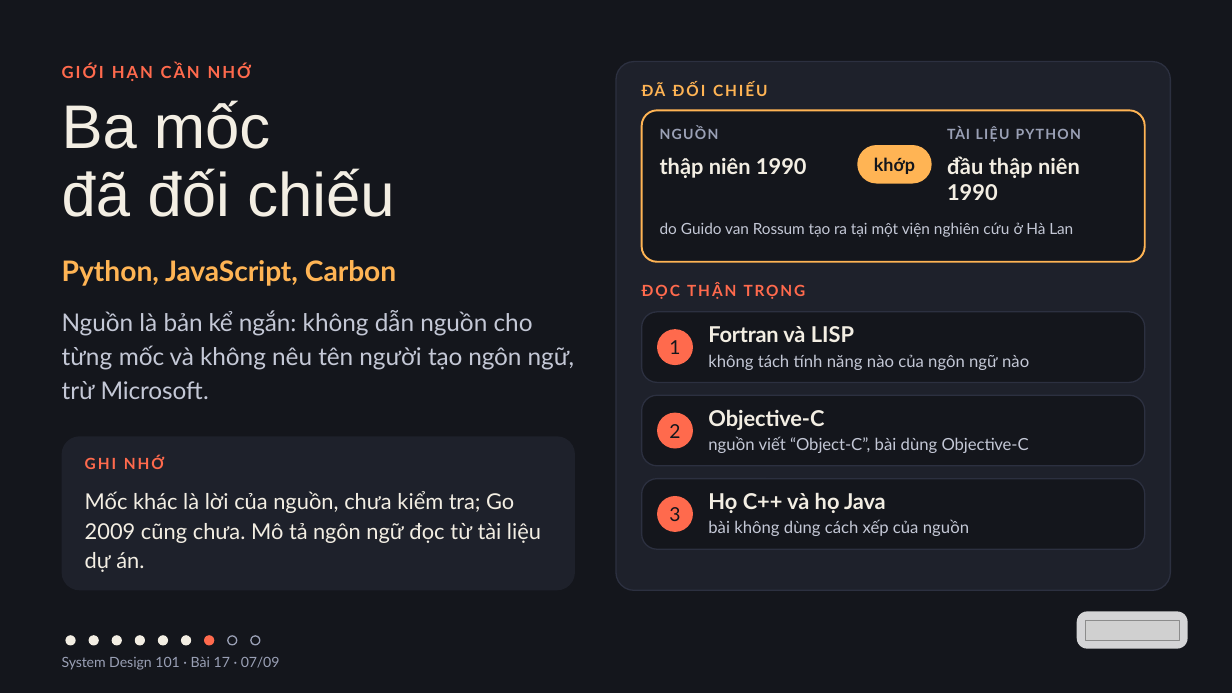
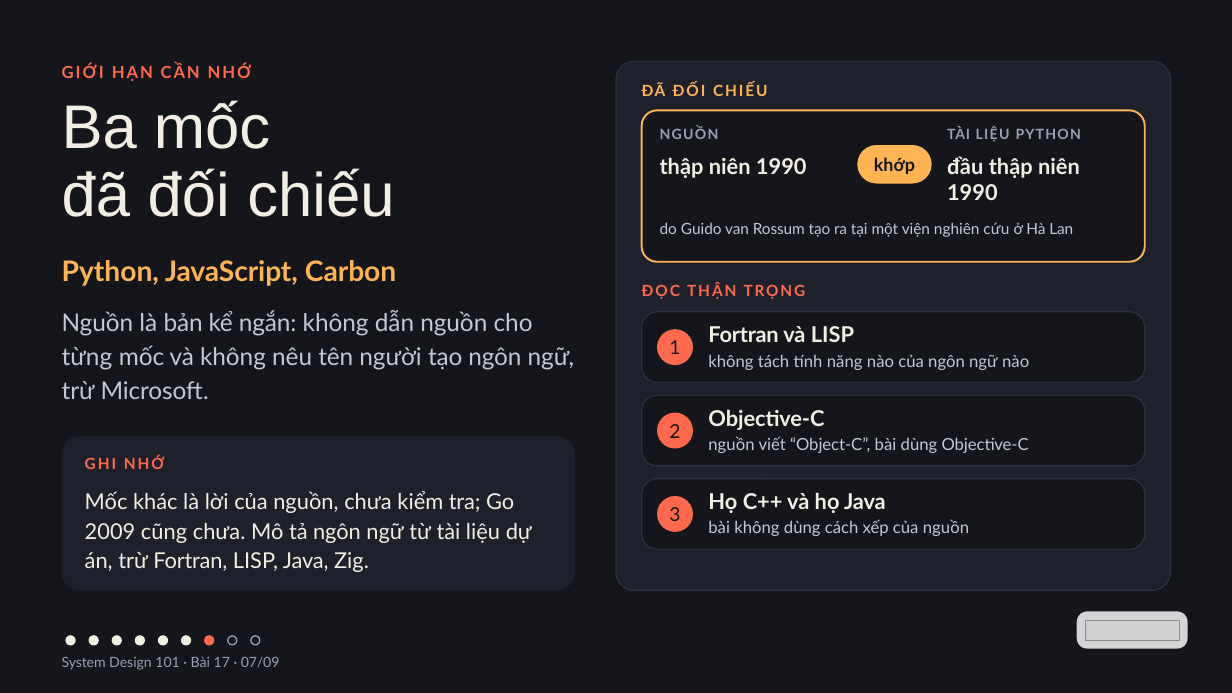
Before and after one commit to vohoailinh90/tool-marketing-studio, a slide deck: slide 7 of system-design-101/vi/lessons/sd-10-017/slides/sd-10-017.pptx. Drawn at 1232x693 pixels with LibreOffice and Linux fonts; fonts in the diff are those of the drawing; grey boxes stand for pictures. Boxes give left, top, right and bottom in pixels: in the first picture for what was removed or moved away, otherwise in the second. Text is boxed around its words. In the diff, an @@ line names an element or a change of style, - is before the commit and + after.

```diff
--- a/system-design-101/vi/lessons/sd-10-017/slides/sd-10-017.pptx
+++ b/system-design-101/vi/lessons/sd-10-017/slides/sd-10-017.pptx
@@ text at bbox=[85, 491, 532, 572]: text changed @@
-Mốc khác là lời của nguồn, chưa kiểm tra; Go 2009 cũng chưa. Mô tả ngôn ngữ đọc từ tài liệu dự án.
+Mốc khác là lời của nguồn, chưa kiểm tra; Go 2009 cũng chưa. Mô tả ngôn ngữ từ tài liệu dự án, trừ Fortran, LISP, Java, Zig.
```
Also in this commit, not shown: 2 other files.
